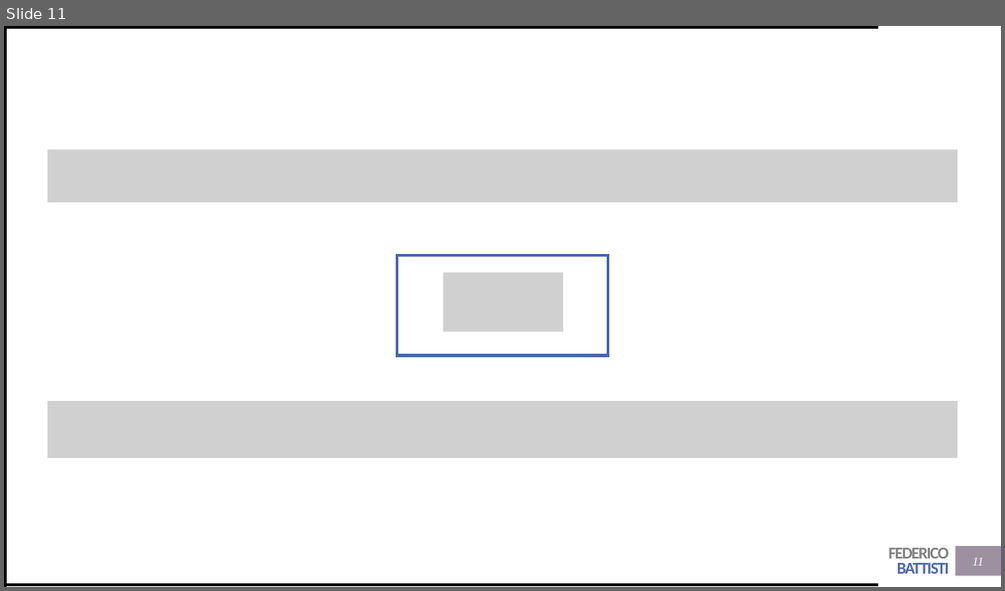
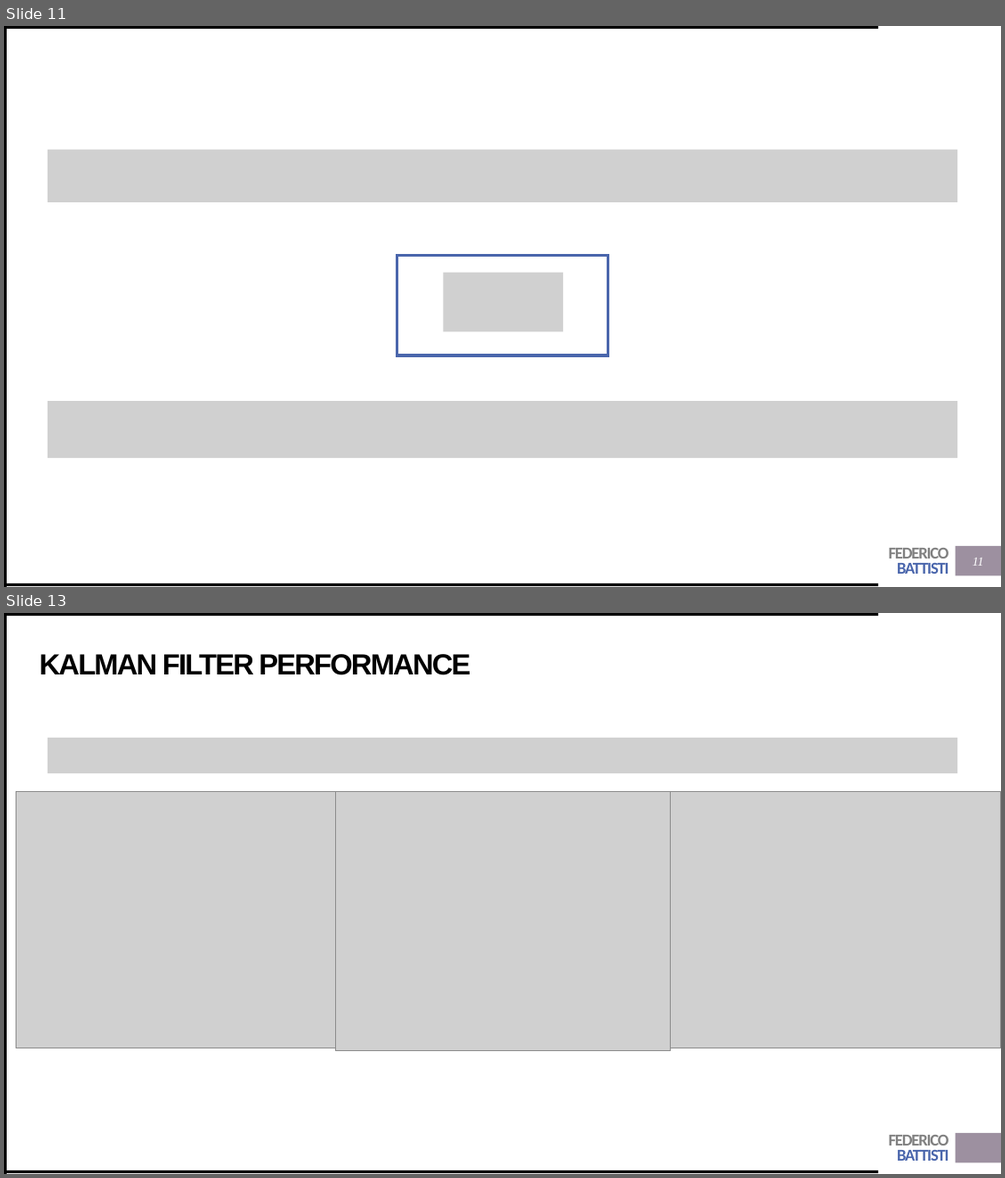
Before and after one commit to Trenchcoat95/OxfordCode, a slide deck: Presentations/Kalman Filter.pptx. Shown one above the other, each under a label of ours: slide 11 before the commit, slides 11 and 13 after it; the slides between them are not shown. The pictures are 1005x591 and 1005x1178 pixels, drawn with LibreOffice and Linux fonts; fonts in the diff are those of the drawing; grey boxes stand for pictures. Boxes give left, top, right and bottom in pixels: in the first picture for what was removed or moved away, otherwise in the second. Text is boxed around its words. In the diff, an @@ line names an element or a change of style, - is before the commit and + after.

Commit message:
reorganize and new plots for kalman filter analysis

```diff
--- a/Presentations/Kalman Filter.pptx
+++ b/Presentations/Kalman Filter.pptx
@@ slide 13 added at [4,613,1001,1174], background #FFFFFF; not listed: 5 template elements that a slide beside it also shows @@
@@ title added at [40,654,470,675], 28 pt, text #000000, bold @@
+KALMAN FILTER PERFORMANCE
@@ picture added at [48,737,957,773] @@
@@ picture added at [16,792,347,1048] @@
@@ picture added at [336,792,671,1051] @@
@@ picture added at [671,792,1001,1048] @@
```
Also in this commit, not shown: 1 other slide added, 30 other files.
